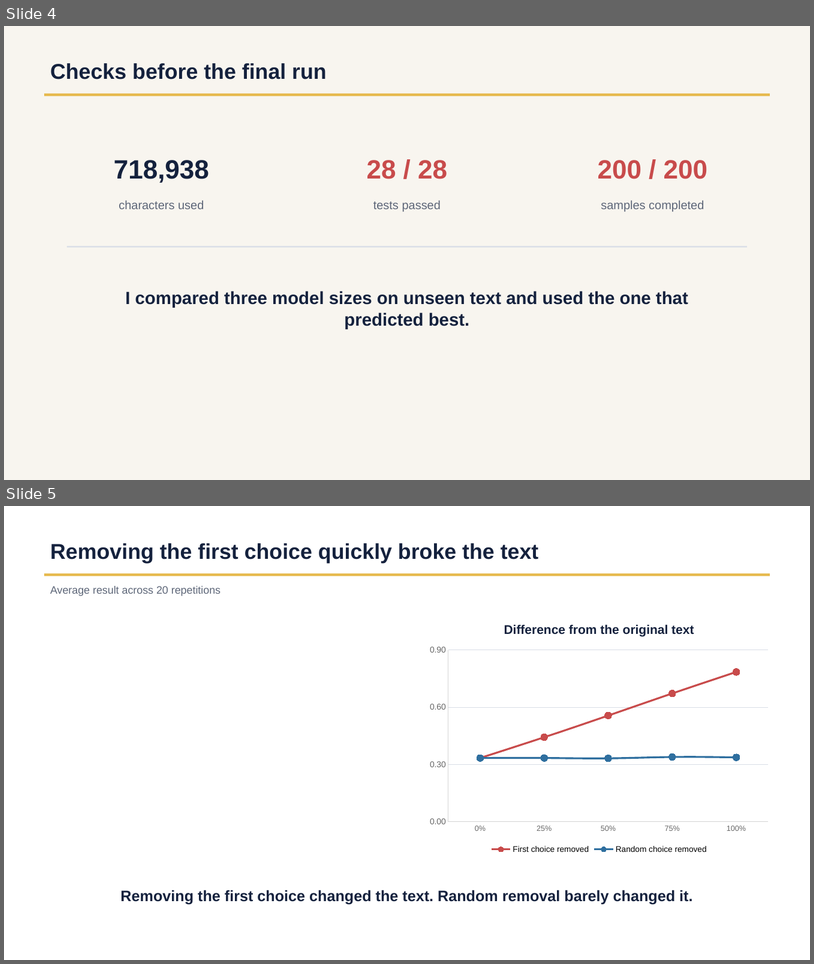
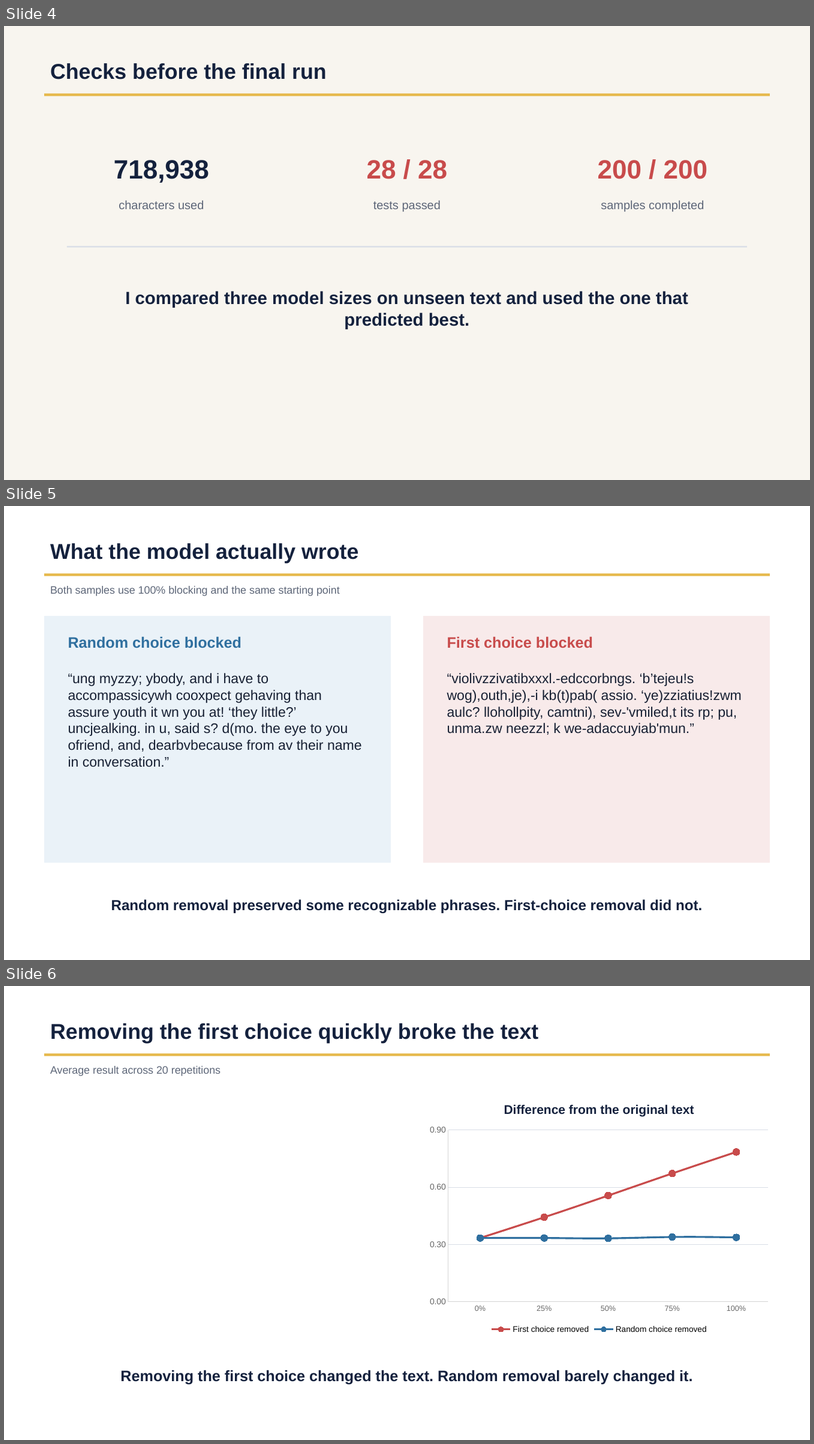
Before and after one commit to markkamuya/nano-capstone-character-suppression, a slide deck: deliverables/Nano_Capstone_Video_Deck.pptx. Shown one above the other, each under a label of ours: slides 4 and 5 before the commit, slides 4, 5 and 6 after it. The pictures are 814x964 and 814x1444 pixels, drawn with LibreOffice and Linux fonts; fonts in the diff are those of the drawing. Boxes give left, top, right and bottom in pixels: in the first picture for what was removed or moved away, otherwise in the second. Text is boxed around its words. In the diff, an @@ line names an element or a change of style, - is before the commit and + after.

Commit message:
Add generated output comparison to video deck

```diff
--- a/deliverables/Nano_Capstone_Video_Deck.pptx
+++ b/deliverables/Nano_Capstone_Video_Deck.pptx
@@ slide 5 added at [4, 506, 810, 960], background #FFFFFF @@
@@ text added at [50, 543, 359, 564], 25.5 pt, text #14213D, bold @@
+What the model actually wrote
@@ line added from (45, 575) to (770, 575), #E6B84A 3 pt @@
@@ text added at [50, 586, 340, 596], 12.8 pt, text #5D6678 @@
+Both samples use 100% blocking and the same starting point
@@ rectangle added at [45, 616, 391, 862], fill #EAF2F8, outline #EAF2F8 0.75 pt @@
@@ rectangle added at [424, 616, 770, 862], fill #F8EAEA, outline #F8EAEA 0.75 pt @@
@@ text added at [68, 636, 242, 648], 18 pt, text #2F6F9F, bold @@
+Random choice blocked
@@ text added at [447, 637, 593, 648], 18 pt, text #C84B4B, bold @@
+First choice blocked
@@ text added at [68, 673, 362, 767], 16.5 pt, text #172033 @@
+“ung myzzy; ybody, and i have to accompassicywh cooxpect gehaving than assure youth it wn you at! ‘they little?’ uncjealking. in u, said s? d(mo. the eye to you ofriend, and, dearbvbecause from av their name in conversation.”
@@ text added at [447, 673, 742, 736], 16.5 pt, text #172033 @@
+“violivzzivatibxxxl.-edccorbngs. ‘b’tejeu!s wog),outh,je),-i kb(t)pab( assio. ‘ye)zziatius!zwm aulc? llohollpity, camtni), sev-'vmiled,t its rp; pu, unma.zw neezzl; k we-adaccuyiab'mun.”
@@ text added at [111, 899, 702, 913], 17.2 pt, text #14213D, bold @@
+Random removal preserved some recognizable phrases. First-choice removal did not.
@@ what was slide 5 is now slide 6 @@
```
Also in this commit, not shown: 2 other files.
